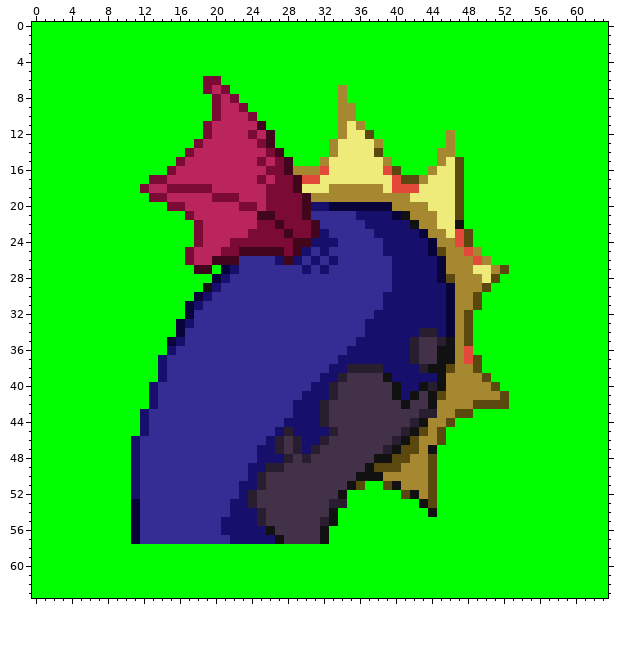
A pixel-art sprite gets an edit: graphics/pokemon/dunkeep/back.png. This is how it looked before the edit.
The file is 64x64 pixels.
New version:
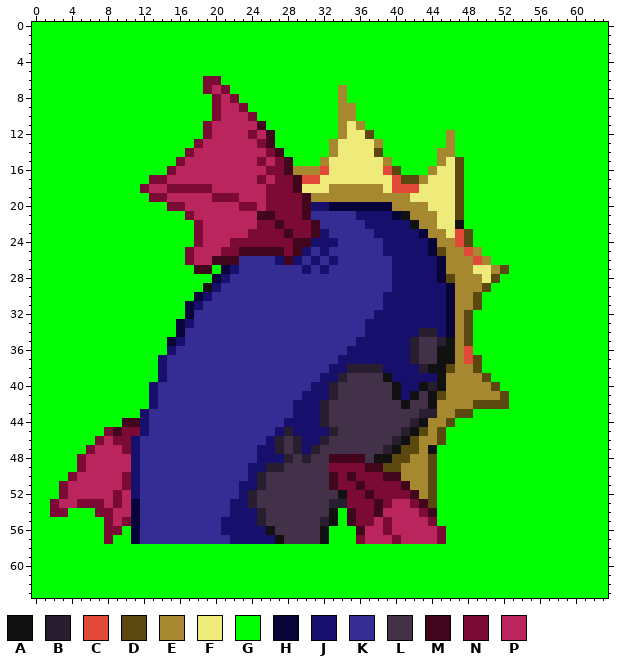
Palette (. is transparent): A #111111  B #281e2f  C #e24939  D #5b480f  E #a5882f  F #efeb7b  G #00ff00  H #080338  J #170f6c  K #362d94  L #43314a  M #41061c  N #7b0b35  P #bb255d
The author wrote: Modified Dunkeep back sprite and shortened Levilith animation
From old to new:
{"y":44,"x":10,"old":"GG","new":"MM"}
{"y":45,"x":8,"old":"GGGG","new":"NMNN"}
{"y":46,"x":7,"old":"GGGG","new":"NPNN"}
{"y":47,"x":6,"old":"GGGGG","new":"NPPPN"}
{"y":48,"x":5,"old":"GGGGGG","new":"NPPPPP"}
{"y":48,"x":33,"old":"LLLL","new":"MMMM"}
{"y":49,"x":5,"old":"GGGGGG","new":"NPPPPP"}
{"y":49,"x":33,"old":"LLLLAD","new":"NNNNMM"}
{"y":50,"x":4,"old":"GGGGGGG","new":"NPPPPPN"}
{"y":50,"x":33,"old":"LLLAAAEE","new":"MNMNNNMM"}
{"y":51,"x":3,"old":"GGGGGGGG","new":"NPPPPPPN"}
{"y":51,"x":33,"old":"LLADGGDAE","new":"MNNMNNNNM"}
{"y":52,"x":3,"old":"GGGGGGGG","new":"NPPPPPNP"}
{"y":52,"x":35,"old":"GGGGGGDA","new":"NNMNNNNM"}
{"y":53,"x":2,"old":"GGGGGGGGG","new":"NPPNNNPNP"}
{"y":53,"x":35,"old":"GGGGGGGGA","new":"NNNMNPPNM"}
{"y":54,"x":2,"old":"GG","new":"NN"}
{"y":54,"x":7,"old":"GGGG","new":"NNPP"}
{"y":54,"x":35,"old":"GGGGGGGGGA","new":"MNNMPPPPNM"}
{"y":55,"x":8,"old":"GGG","new":"NPN"}
{"y":55,"x":35,"old":"GGGGGGGGGG","new":"MNNPNPPPPN"}
{"y":56,"x":8,"old":"GG","new":"NN"}
{"y":56,"x":36,"old":"GGGGGGGGGG","new":"MPPNPPPPPN"}
{"y":57,"x":8,"old":"G","new":"N"}
{"y":57,"x":36,"old":"GGGGGGGGGG","new":"NPPPNPPPPN"}
{"label":"changed","picture_box":[50,418,140,544]}
{"label":"changed","picture_box":[329,454,446,544]}
